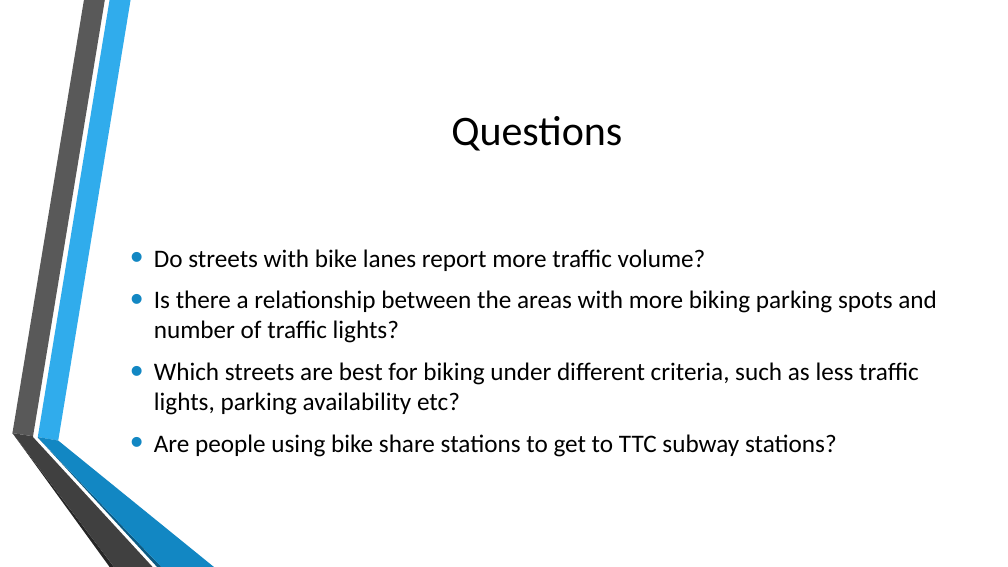
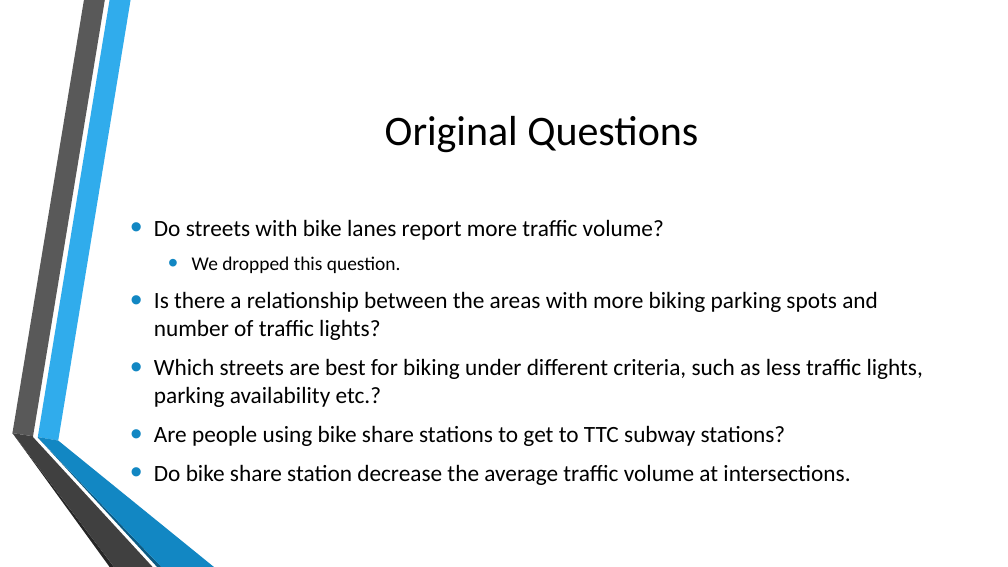
Before and after one commit to SagnikAdusumilli/CSC343-Project, a slide deck: slide 3 of Public Transport in Toronto.pptx. Drawn at 1008x567 pixels with LibreOffice and Linux fonts; fonts in the diff are those of the drawing; background and template pictures are left out. Boxes give left, top, right and bottom in pixels: in the first picture for what was removed or moved away, otherwise in the second. Text is boxed around its words. In the diff, an @@ line names an element or a change of style, - is before the commit and + after.

```diff
--- a/Public Transport in Toronto.pptx
+++ b/Public Transport in Toronto.pptx
@@ title at <box>385,116,698,153</box>: text changed @@
-Questions
+Original Questions
@@ text at <box>154,219,878,446</box>: size 24 to 22.2 pt in "Do streets with bike lanes report more ...", "Is there a relationship between the areas ...", "Are people using bike share stations to ..." @@
@@ text at <box>192,256,401,273</box>: paragraph added @@
+  • We dropped this question.
@@ text at <box>154,358,923,407</box>: text changed; size 24 to 22.2 pt @@
-• Which streets are best for biking under different criteria, such as less traffic lights, parking availability etc?
+• Which streets are best for biking under different criteria, such as less traffic lights, parking availability etc.?
@@ text at <box>154,464,850,485</box>: paragraph added @@
+• Do bike share station decrease the average traffic volume at intersections.
```
Also in this commit, not shown: 6 other slides changed, 12 other files.
